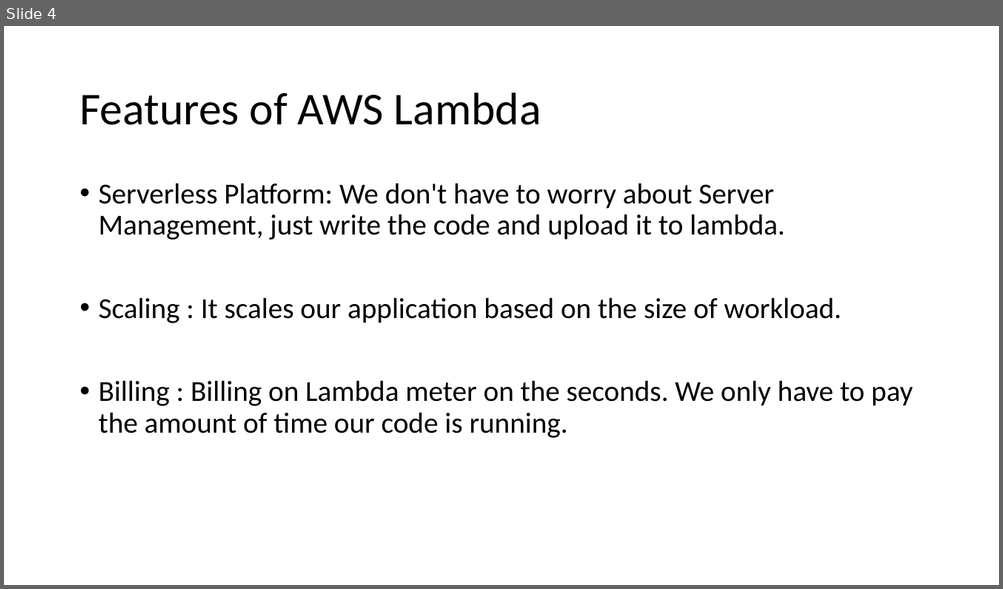
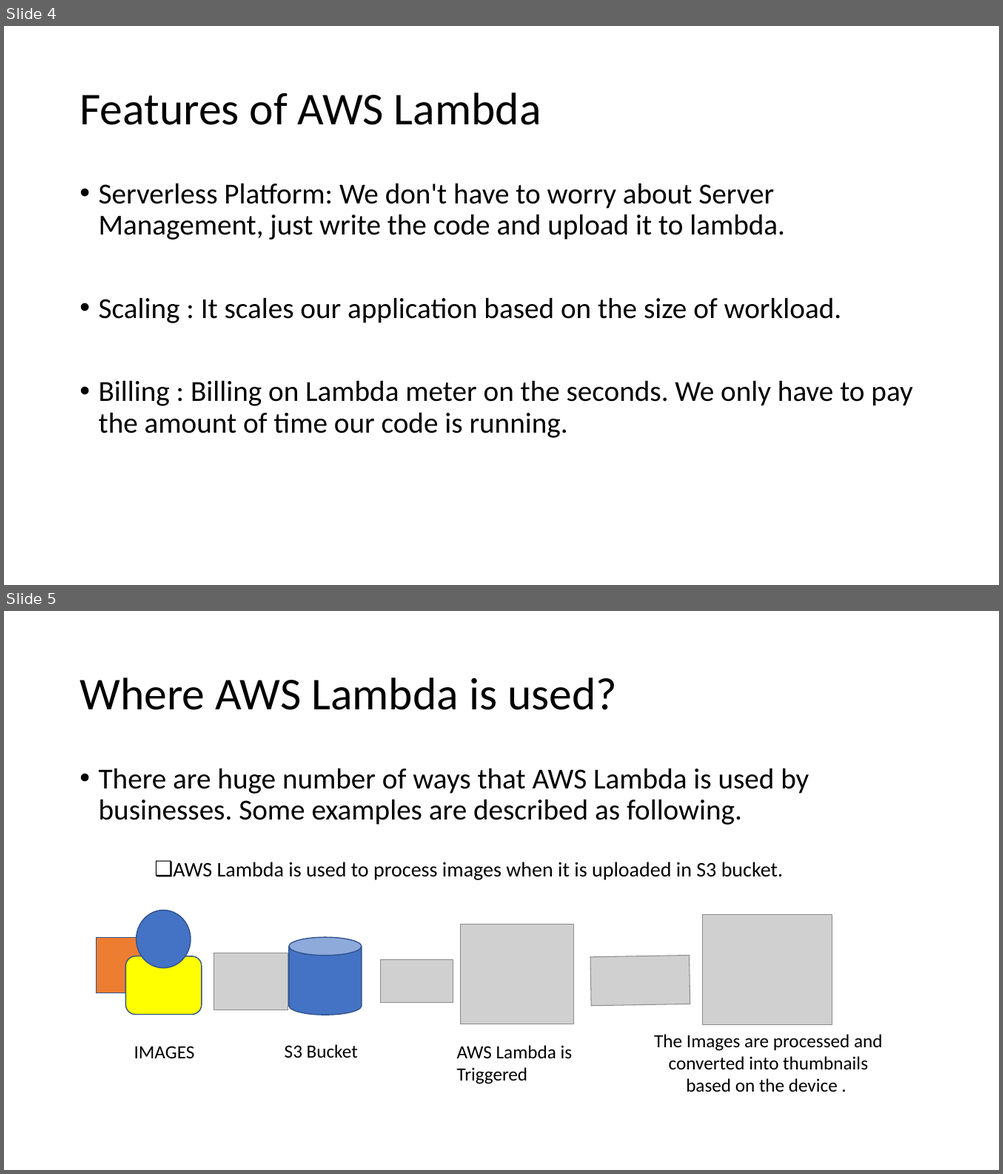
Before and after one commit to angelD25/FlexonWork, a slide deck: Presentation1-AWS Lambda.pptx. Shown one above the other, each under a label of ours: slide 4 before the commit, slides 4 and 5 after it. The pictures are 1003x589 and 1003x1174 pixels, drawn with LibreOffice and Linux fonts; fonts in the diff are those of the drawing; grey boxes stand for pictures. Boxes give left, top, right and bottom in pixels: in the first picture for what was removed or moved away, otherwise in the second. Text is boxed around its words. In the diff, an @@ line names an element or a change of style, - is before the commit and + after.

Commit message:
Presentation Complete updated - AWS Lambda

```diff
--- a/Presentation1-AWS Lambda.pptx
+++ b/Presentation1-AWS Lambda.pptx
@@ slide 5 added at (x1=4, y1=611, x2=999, y2=1170), background #FFFFFF @@
@@ title added at (x1=79, y1=678, x2=617, y2=710), 44 pt, text #000000 @@
+Where AWS Lambda is used?
@@ text added at (x1=99, y1=768, x2=808, y2=880), 28 pt, text #000000 @@
+• There are huge number of ways that AWS Lambda is used by businesses. Some examples are described as following.
+    ❑ AWS Lambda is used to process images when it is uploaded in S3 bucket.
@@ ellipse added at (x1=136, y1=910, x2=190, y2=968), fill #4472C4, outline #31538F 1 pt @@
@@ picture added at (x1=703, y1=914, x2=832, y2=1025) @@
@@ rectangle added at (x1=96, y1=938, x2=165, y2=993), fill #ED7D31, outline #31538F 1 pt @@
@@ cylinder added at (x1=289, y1=938, x2=361, y2=1015), fill #4472C4, outline #31538F 1 pt @@
@@ picture added at (x1=461, y1=924, x2=574, y2=1025) @@
@@ rounded rectangle added at (x1=125, y1=957, x2=202, y2=1014), fill #FFFF00, outline #31538F 1 pt @@
@@ picture added at (x1=214, y1=954, x2=288, y2=1011) @@
@@ picture added at (x1=380, y1=960, x2=453, y2=1003) @@
@@ picture added at (x1=590, y1=956, x2=690, y2=1006) @@
@@ text added at (x1=134, y1=1046, x2=195, y2=1059), 18 pt, text #000000 @@
+IMAGES
@@ text added at (x1=284, y1=1045, x2=358, y2=1058), 18 pt, text #000000 @@
+S3 Bucket
@@ text added at (x1=457, y1=1045, x2=572, y2=1085), 18 pt, text #000000 @@
+AWS Lambda is Triggered
@@ text added at (x1=654, y1=1034, x2=882, y2=1093), 18 pt, text #000000 @@
+The Images are processed and converted into thumbnails based on the device .
```
Also in this commit, not shown: 4 other slides changed, 6 other slides added, 2 slides removed.
